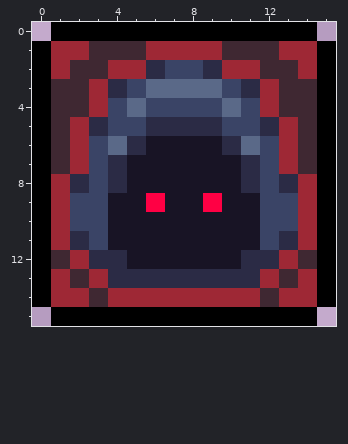
Pixel-art sprite, stored at Buffs/ReaperBuff.png. This is how it looked before the edit.
The file is 32x32 pixels, drawn in blocks of 2x2; one block is one cell here. Colours within 5 levels of each other are drawn and written as one.
Once edited:
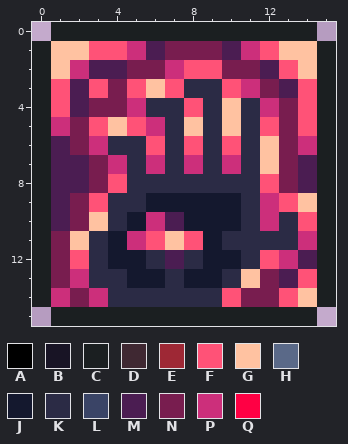
Palette (. is transparent): A #000000  B #181425  C #1b1f21  D #3f2832  E #9e2835  F #ff5277  G #ffc2a1  H #5a6988  J #14182e  K #2b2b45  L #3a4466  M #4b1d52  N #781d4f  P #cc2f7b  Q #ff0044
What changed:
Changed rows in their new state; - is an unchanged pixel.
first column x 0:
 0 -CCCCCCCCCCCCCC-
 1 CGGFFPMNNNMPFGGC
 2 CGPMMNNPFFNNMFGC
 3 CFMFNFGFKKFPNMFC
 4 CFMNNPKKFKGKPNFC
 5 CPNFGFP-G-GKFNFC
 6 CMNPK-FKFKFKGNPC
 7 CMMNPKPKPKP-GNMC
 8 CMMNFKKKKKK-FNMC
 9 CMNFKKJJJJJKPFGC
10 CMNGKJPMJJJKPKFC
11 CNGKJPFGFJKKK-PC
12 CNF-JJKMKJJ-FPMC
13 CNPK-JJ-JJ-GNMFC
14 CPNPKKKKKKFNNFGC
15 -CCCCCCCCCCCCCC-
Boxes around the changes in both pictures, in picture pixels (x1, y1, x2, y2):
changed: (32, 22, 336, 326)
